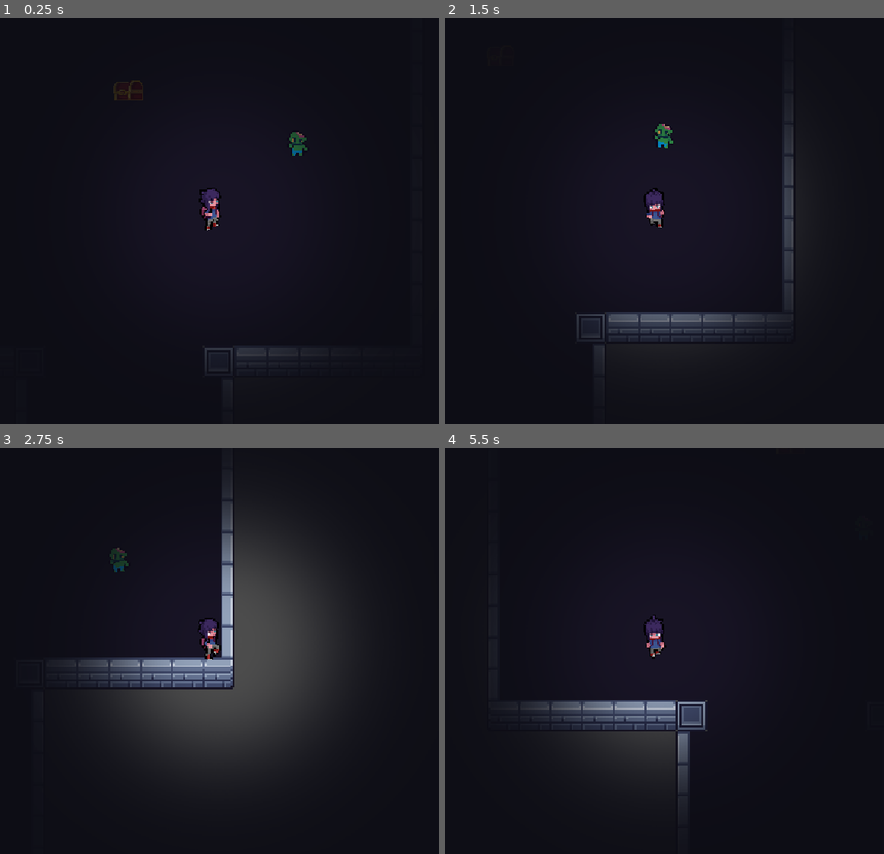
Above: before the commit, frames 1-4 (two rows, left to right).
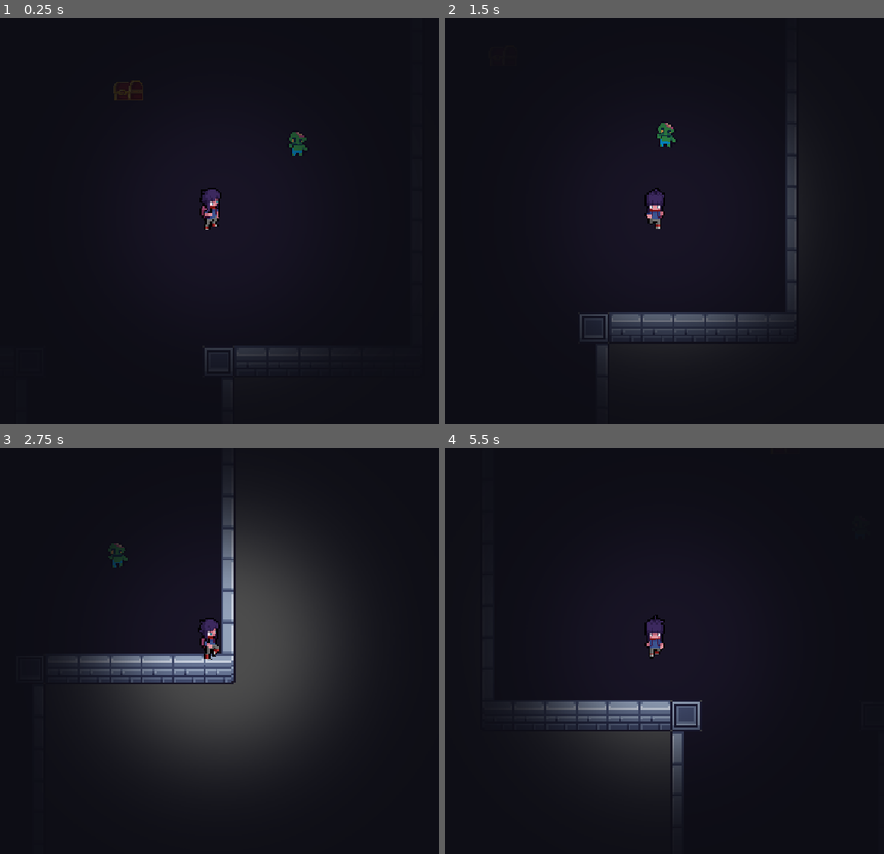
Above: after the commit, the same moments.

Repository: ImStellar0408/Haven-Game-Pepito
Game: Godot game, scene res://scenes/level_base.tscn
The game is run twice, just before and just after one commit, with the same random seed, the same clock (stepped at 60 frames per second) and the same inputs.
Inputs:
- Up to frame 1 (0.25 s): no input
- Up to frame 2 (1.5 s): hold D (right) 0.53-1.28 s; hold E (interact) 0.53-1.28 s; hold S (down) from 1.28 s (still down); tap E (interact) at 1.35 s
- Up to frame 3 (2.75 s): release S (down) at 2.03 s; hold D (right) from 2.03 s (still down); hold E (interact) from 2.03 s (still down)
- Up to frame 4 (5.5 s): release D (right) at 2.78 s; release E (interact) at 2.78 s; hold W (up) 2.78-3.53 s; tap E (interact) at 2.85, 4.35 s; hold E (interact) 3.53-4.28 s; hold A (left) 3.53-5.03 s; hold S (down) from 5.03 s (still down); hold E (interact) from 5.03 s (still down)

The runs differ from the first frame. In frame 1, 0.1% of the frame differs, in the area x 45-70%, y 29-53%; in frame 2, 1.2%; in frame 3, 2.9%, in the area x 15-54%, y 8-60%; in frame 4, 1.1%.

Commit message:
+animaciones

Diff:
--- a/las-flipantes-aventuras-de-pepita-el-humano-/player.gd
+++ b/las-flipantes-aventuras-de-pepita-el-humano-/player.gd
@@ -5,6 +5,8 @@
 
 @onready var animated_sprite_2d: AnimatedSprite2D = $AnimatedSprite2D
 var last_dir := "down"
+
+
 
 func _physics_process(_delta: float) -> void:
 	process_movement()
--- a/las-flipantes-aventuras-de-pepita-el-humano-/scenes/Player.tscn
+++ b/las-flipantes-aventuras-de-pepita-el-humano-/scenes/Player.tscn
@@ -499,8 +499,8 @@
 }]
 
 [sub_resource type="CapsuleShape2D" id="CapsuleShape2D_dty56"]
-radius = 5.3333335
-height = 23.333334
+radius = 3.666667
+height = 18.666668
 
 [sub_resource type="Animation" id="Animation_70d11"]
 length = 0.001
@@ -519,6 +519,7 @@
 
 [sub_resource type="Animation" id="Animation_cw2d6"]
 resource_name = "pepito camipito"
+loop_mode = 2
 tracks/0/type = "value"
 tracks/0/imported = false
 tracks/0/enabled = true
@@ -526,10 +527,10 @@
 tracks/0/interp = 1
 tracks/0/loop_wrap = true
 tracks/0/keys = {
-"times": PackedFloat32Array(0),
-"transitions": PackedFloat32Array(1),
+"times": PackedFloat32Array(0, 0.93333334),
+"transitions": PackedFloat32Array(-2, -2),
 "update": 0,
-"values": [-0.08726646]
+"values": [-0.034906585, 0.034906585]
 }
 
 [sub_resource type="AnimationLibrary" id="AnimationLibrary_khinc"]
@@ -549,8 +550,9 @@
 animation = &"idle_left"
 
 [node name="CollisionShape2D" type="CollisionShape2D" parent="." unique_id=1983604738]
-position = Vector2(1, -1)
+position = Vector2(0.3333333, -1.3333334)
 shape = SubResource("CapsuleShape2D_dty56")
+metadata/_edit_group_ = true
 
 [node name="Camera2D" type="Camera2D" parent="." unique_id=993962400]
 position = Vector2(-0.33333334, 0)
